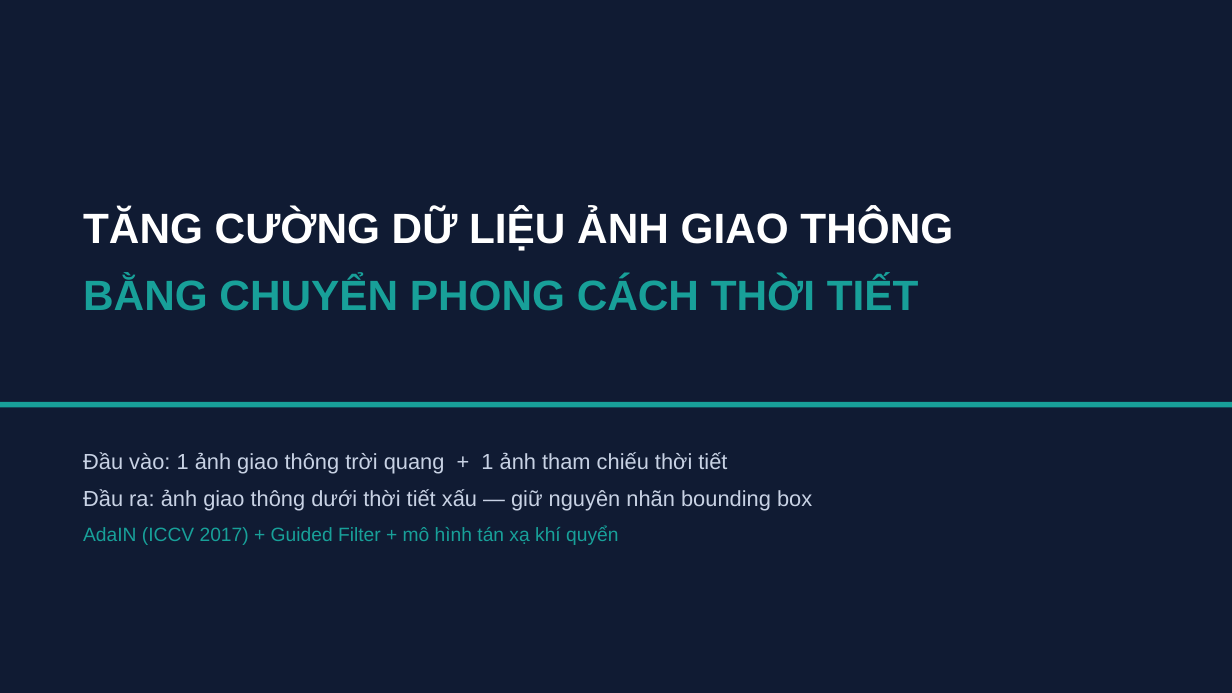
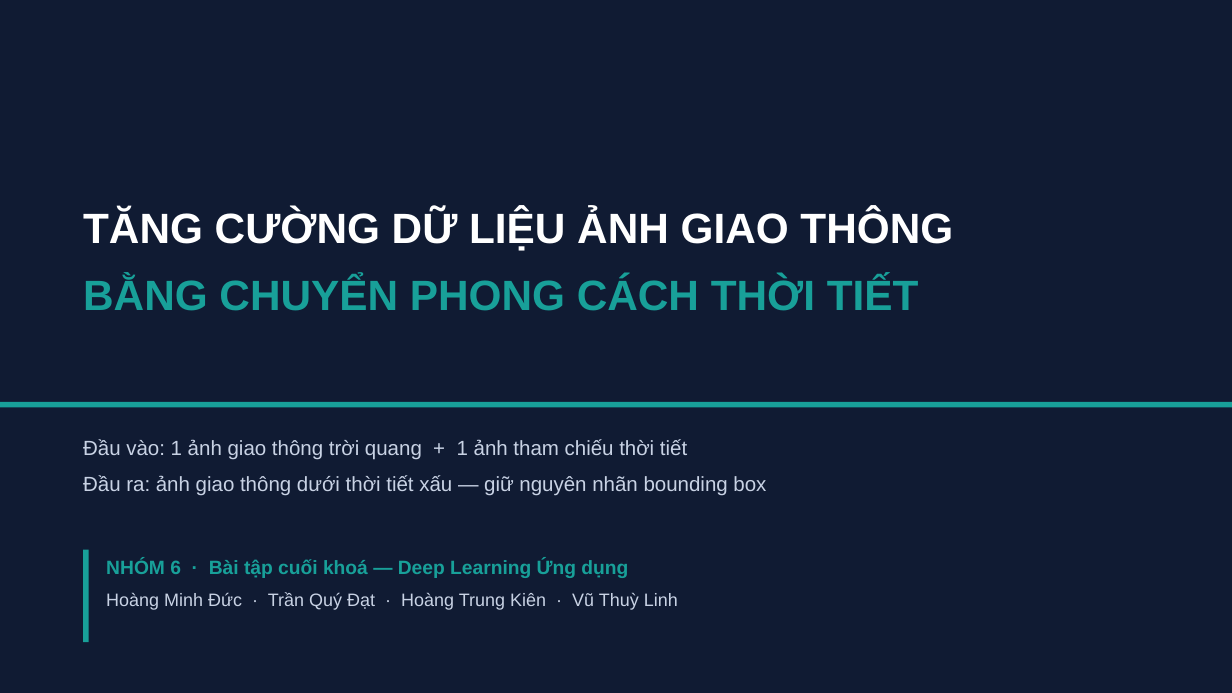
Before and after one commit to QuyDatSadBoy/StyleTranfer_Viettel_Course_DeepLearning, a slide deck: slide 1 of slides/BaoCao_TangCuongDuLieuThoiTiet.pptx. Drawn at 1232x693 pixels with LibreOffice and Linux fonts; fonts in the diff are those of the drawing. Boxes give left, top, right and bottom in pixels: in the first picture for what was removed or moved away, otherwise in the second. Text is boxed around its words. In the diff, an @@ line names an element or a change of style, - is before the commit and + after.

```diff
--- a/slides/BaoCao_TangCuongDuLieuThoiTiet.pptx
+++ b/slides/BaoCao_TangCuongDuLieuThoiTiet.pptx
@@ text "Đầu vào: 1 ảnh giao ...": place and size @@
-text "Đầu vào: 1 ảnh giao ..." at [83,452,812,545]
+text "Đầu vào: 1 ảnh giao ..." at [83,439,766,496]
@@ text "Đầu vào: 1 ảnh giao ..." at [83,439,766,496]: size 17 to 16 pt @@
@@ text at [83,526,618,545]: paragraph removed @@
-AdaIN (ICCV 2017) + Guided Filter + mô hình tán xạ khí quyển
@@ rectangle added at [83,550,89,642], fill #18A099 @@
@@ text added at [106,559,678,610], 14 pt, text #C8D2E4 @@
+NHÓM 6 · Bài tập cuối khoá — Deep Learning Ứng dụng
+Hoàng Minh Đức · Trần Quý Đạt · Hoàng Trung Kiên · Vũ Thuỳ Linh
```
Also in this commit, not shown: 3 other slides changed, 1 slide removed, 8 other files.
